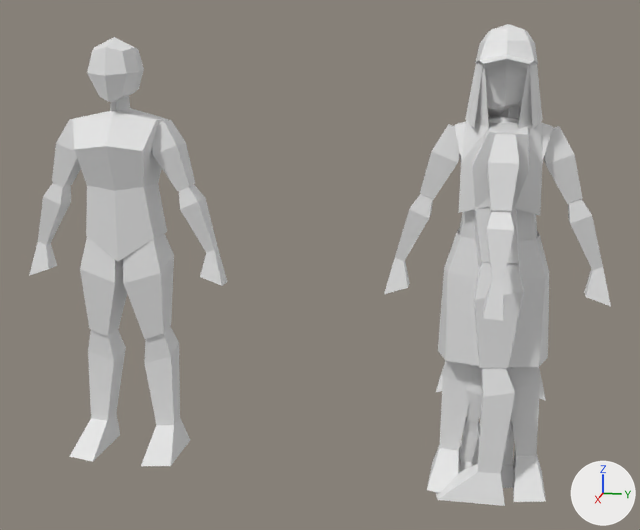
Two versions of the FBX model Project-Alpha/Assets/Models/NPCS/johnson.fbx, one commit apart.
Camera for both pictures: a 50 mm camera at (3.45, -0.01, 1.73) aimed at (0.0, -0.7, 0.86). Every picture has the same lights, and +X, +Y and +Z are marked at lower right. Materials are left out; every surface is plain grey. Where no turn or scale is listed for an object, it has been applied to the vertices.

The older version as bpy lines, for what is in view:
```python
ob_bob = bpy.data.objects.new('Bob', me_circle_003)
ob_bob.location = (0.0, 0.0, 0.0)
ob_child = bpy.data.objects.new('Child', me_cube_006)
ob_child.location = (0.0, 0.0, 0.0)
ob_hat = bpy.data.objects.new('Hat', me_cube_008)
ob_hat.location = (0.0, 0.0, 0.0)
ob_long = bpy.data.objects.new('Long', me_circle_004)
ob_long.location = (0.0, 0.0, 0.0)
ob_man = bpy.data.objects.new('Man', me_cube_004)
ob_man.location = (0.0, 0.0, -0.012)
ob_person = bpy.data.objects.new('Person', me_cube_005)
ob_person.location = (0.0, 0.0, 0.0)
ob_person_breastified = bpy.data.objects.new('Person Breastified', me_cube_007)
ob_person_breastified.location = (0.0, -1.543, 0.0)
ob_skirt = bpy.data.objects.new('Skirt', me_circle_006)
ob_skirt.location = (0.0, 0.0, 0.0)
```
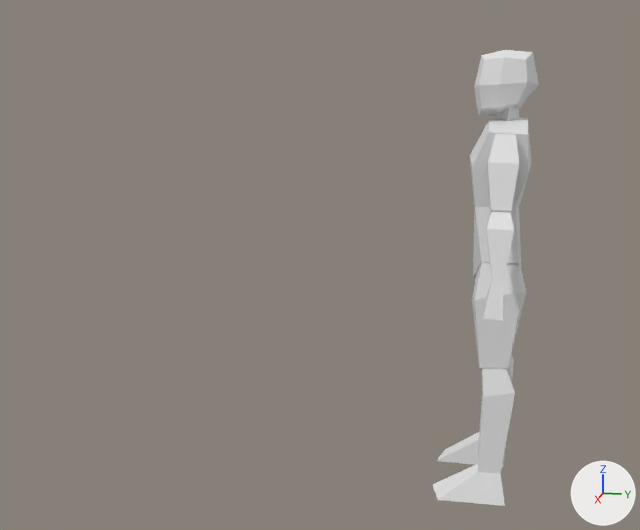
Boxes [x1, y1, x2, y2] around the edits, measured in the pictures (640 x 530 px):
'Person Breastified', deleted
    before: [29, 37, 227, 466]
'Person', deleted
    before: [384, 66, 611, 502]
'Skirt', deleted
    before: [438, 228, 549, 368]
'Long', deleted
    before: [458, 59, 543, 215]
'Child', deleted
    before: [436, 361, 546, 488]
'Hat', deleted
    before: [475, 24, 538, 64]
'Bob', deleted
    before: [465, 61, 542, 130]

The change in detail:
Object 'Bob' (ob_bob) is deleted.
Object 'Hat' (ob_hat) is deleted.
Object 'Skirt' (ob_skirt) is deleted.
Object 'Person' (ob_person) is deleted.
Object 'Long' (ob_long) is deleted.
Object 'Child' (ob_child) is deleted.
Object 'Person Breastified' (ob_person_breastified) is deleted.
